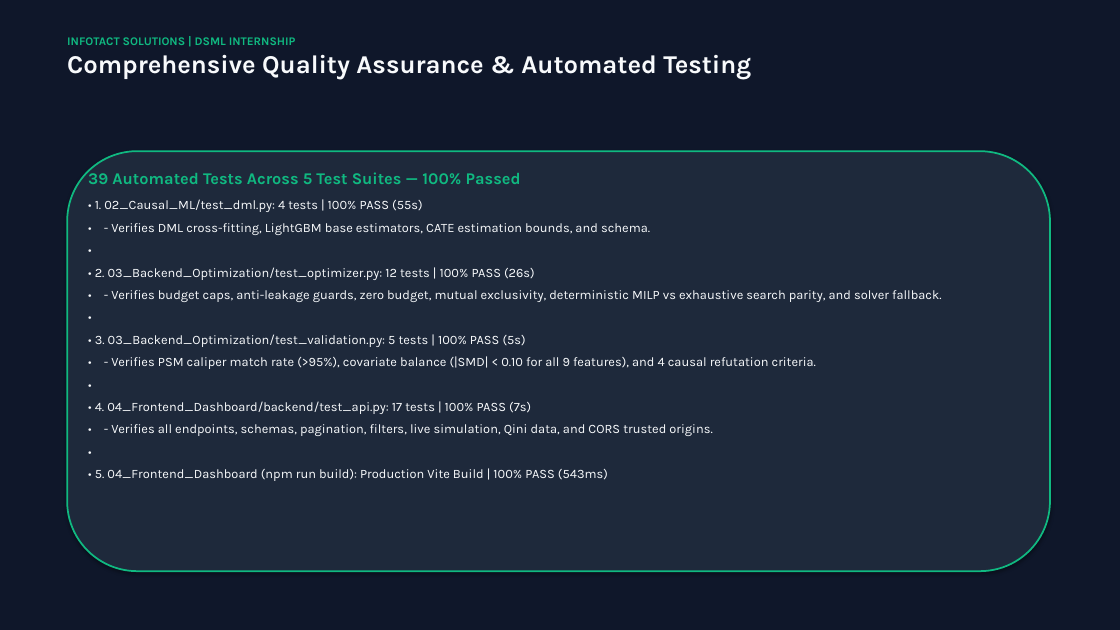
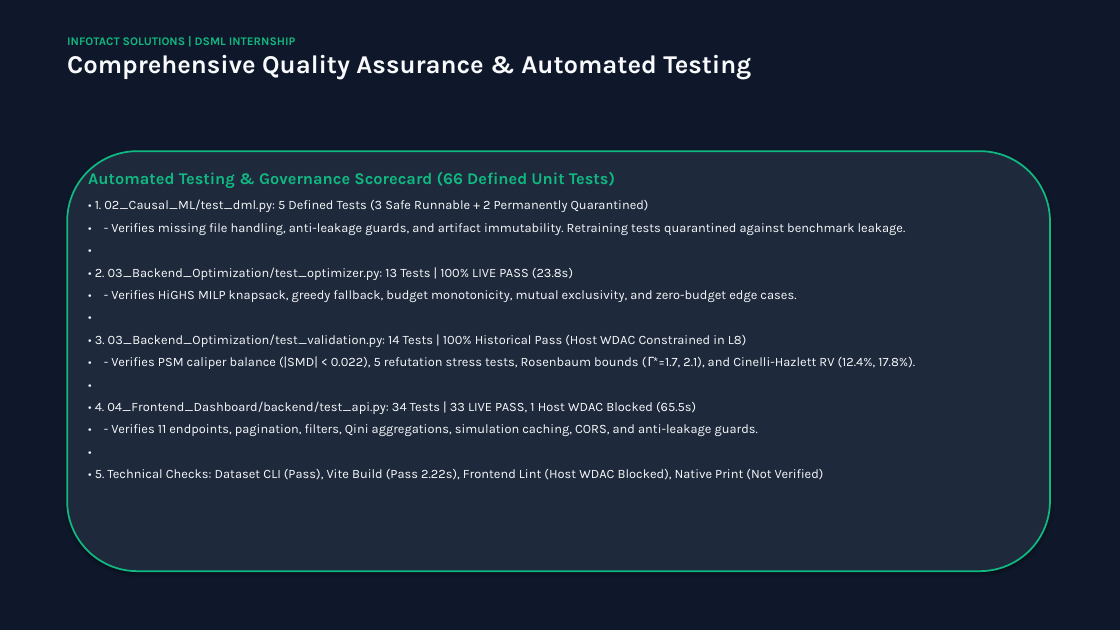
Before and after one commit to Vishal-7d1/EconoCausal, a slide deck: slide 14 of 05_Final_Deliverables/EconoCausal_Final_Presentation.pptx. Drawn at 1120x630 pixels with LibreOffice and Linux fonts; fonts in the diff are those of the drawing. Boxes give left, top, right and bottom in pixels: in the first picture for what was removed or moved away, otherwise in the second. Text is boxed around its words. In the diff, an @@ line names an element or a change of style, - is before the commit and + after.

Commit message:
release: finalize EconoCausal v1.0.0 deliverables and audit trail

```diff
--- a/05_Final_Deliverables/EconoCausal_Final_Presentation.pptx
+++ b/05_Final_Deliverables/EconoCausal_Final_Presentation.pptx
@@ text at bbox=[88, 169, 906, 235]: text changed @@
-39 Automated Tests Across 5 Test Suites — 100% Passed
-• 1. 02_Causal_ML/test_dml.py: 4 tests | 100% PASS (55s)
-• - Verifies DML cross-fitting, LightGBM base estimators, CATE estimation bounds, and schema.
+Automated Testing & Governance Scorecard (66 Defined Unit Tests)
+• 1. 02_Causal_ML/test_dml.py: 5 Defined Tests (3 Safe Runnable + 2 Permanently Quarantined)
+• - Verifies missing file handling, anti-leakage guards, and artifact immutability. Retraining tests quarantined against benchmark leakage.
@@ text at bbox=[95, 267, 796, 302]: text changed @@
-• 2. 03_Backend_Optimization/test_optimizer.py: 12 tests | 100% PASS (26s)
-• - Verifies budget caps, anti-leakage guards, zero budget, mutual exclusivity, deterministic MILP vs exhaustive search parity, and solver fallback.
+• 2. 03_Backend_Optimization/test_optimizer.py: 13 Tests | 100% LIVE PASS (23.8s)
+• - Verifies HiGHS MILP knapsack, greedy fallback, budget monotonicity, mutual exclusivity, and zero-budget edge cases.
@@ text at bbox=[95, 334, 915, 369]: text changed @@
-• 3. 03_Backend_Optimization/test_validation.py: 5 tests | 100% PASS (5s)
-• - Verifies PSM caliper match rate (>95%), covariate balance (|SMD| < 0.10 for all 9 features), and 4 causal refutation criteria.
+• 3. 03_Backend_Optimization/test_validation.py: 14 Tests | 100% Historical Pass (Host WDAC Constrained in L8)
+• - Verifies PSM caliper balance (|SMD| < 0.022), 5 refutation stress tests, Rosenbaum bounds (Γ*=1.7, 2.1), and Cinelli-Hazlett RV (12.4%, 17.8%).
@@ text at bbox=[95, 401, 758, 436]: text changed @@
-• 4. 04_Frontend_Dashboard/backend/test_api.py: 17 tests | 100% PASS (7s)
-• - Verifies all endpoints, schemas, pagination, filters, live simulation, Qini data, and CORS trusted origins.
+• 4. 04_Frontend_Dashboard/backend/test_api.py: 34 Tests | 33 LIVE PASS, 1 Host WDAC Blocked (65.5s)
+• - Verifies 11 endpoints, pagination, filters, Qini aggregations, simulation caching, CORS, and anti-leakage guards.
@@ text at bbox=[95, 469, 824, 480]: text changed @@
-• 5. 04_Frontend_Dashboard (npm run build): Production Vite Build | 100% PASS (543ms)
+• 5. Technical Checks: Dataset CLI (Pass), Vite Build (Pass 2.22s), Frontend Lint (Host WDAC Blocked), Native Print (Not Verified)
```
Also in this commit, not shown: 3 other slides changed, 14 other files.
